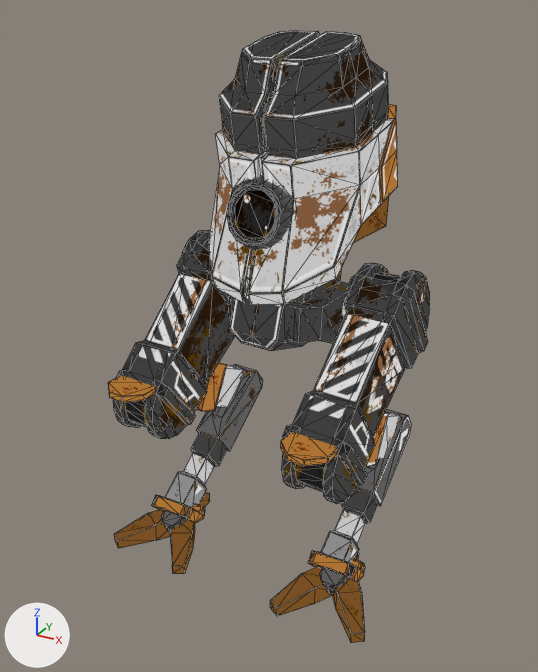
The glTF model public/assets/robots/Leela.gltf as it was, and as the next commit left it.
The view is the same before and after, from a 50 mm camera at (3.22, -6.35, 5.38) aimed at (-0.05, -0.4, 2.41). The axes (+X, +Y, +Z) are drawn at lower left. The lights are the same throughout. Mesh edges are drawn as thin lines. Vertices at the same position are counted once.

The first picture shows 'Leela'.
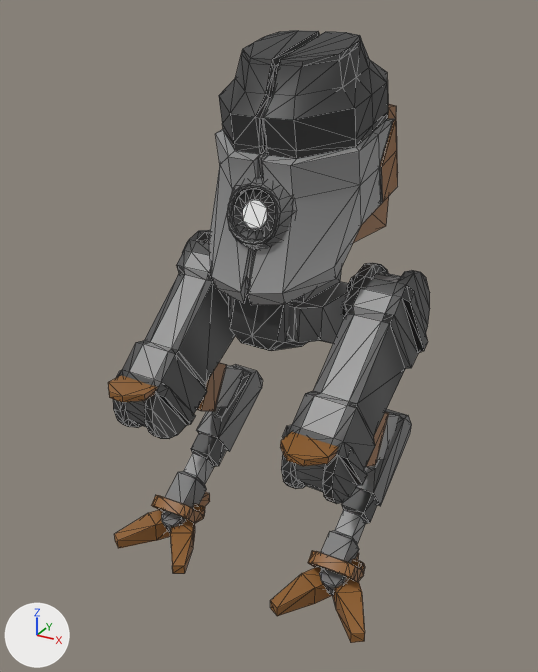
Location of each change, (x1, y1, x2, y2) in pixels of the pictures (538 x 672 px):
part 1 of me_cube_004, built on: (233, 188, 276, 240) in both
part 2 of me_cube_004, recoloured (black to grey): (113, 30, 430, 524) in both
part 3 of me_cube_004, recoloured: (108, 103, 398, 643) in both
part 4 of me_cube_004, recoloured: (125, 175, 412, 595) in both
part 5 of me_cube_004, recoloured: (129, 119, 400, 544) in both

What the commit changed:
Material 'LightGrey' (mat_lightgrey) is new.
Its base color is (0.288, 0.288, 0.288) (grey #929292).
Material 'Grey' (mat_grey) is new.
Its base color is (0.157, 0.157, 0.157) (dark grey #6e6e6e).
Material 'Eye' (mat_eye) is new.
Its base color is (1.0, 1.0, 1.0) (white #ffffff).
Material 'Accent' (mat_accent) is new.
Its base color is (0.292, 0.122, 0.0284) (brown #93622f).
Material 'Main' (mat_main) is new.
Its base color is (0.0352, 0.0352, 0.0352) (black #353535).
Material 'Black' (mat_black) is new.
Its base color is (0.0236, 0.0236, 0.0236) (black #2a2a2a).
me_cube_004 is used by ob_leela; location (0.0, 0.0, 0.0).
me_cube_004 had 1262 vertices, 2368 faces and spanned x -1.48..1.48, y -1.69..1.1, z -0.07..5.2.
me_cube_004 now has 1278 vertices, 2400 faces and spans x -1.48..1.48, y -1.69..1.1, z -0.07..5.2.
Part 1, on me_cube_004:
14 faces are deleted.
16 vertices are added at x -0.12..0.14, y -0.8..-0.74, z 3.6..3.85.
32 new faces join them, mat_black (black #2a2a2a).
14 new faces join them, mat_eye (white #ffffff).
me_cube_004 part 2: 912 faces spanning x -1.33..1.32, y -1.49..0.8, z 0.42..5.2 switch from mat_leela_texture to mat_main (black #353535).
me_cube_004 part 3: 534 faces spanning x -1.48..1.48, y -1.69..1.1, z -0.07..4.58 switch from mat_leela_texture to mat_accent (brown #93622f).
me_cube_004 part 4: 528 faces spanning x -1.17..1.15, y -1.43..0.8, z 0.03..4.06 switch from mat_leela_texture to mat_grey (dark grey #6e6e6e).
me_cube_004 part 5: 380 faces spanning x -1.17..1.15, y -1.32..1.1, z 0.29..4.49 switch from mat_leela_texture to mat_lightgrey (grey #929292).
me_cube_004 now uses material mat_black (black #2a2a2a).
me_cube_004 now uses material mat_eye (white #ffffff).
